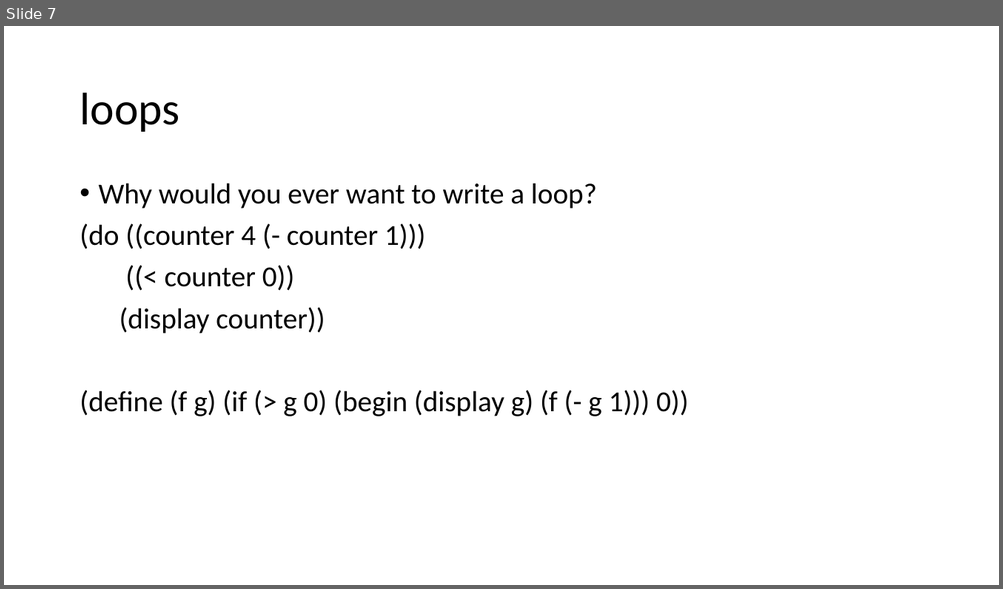
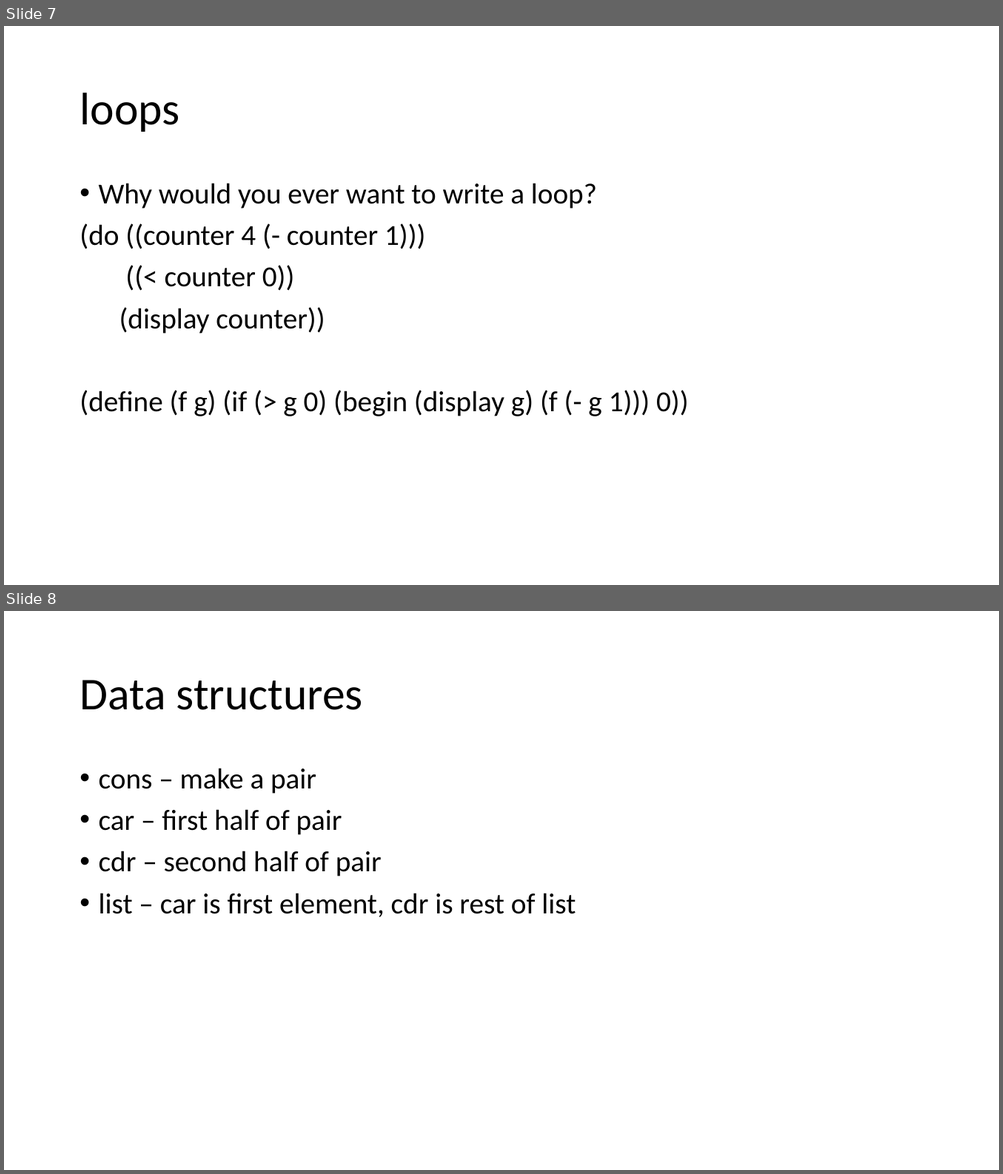
Before and after one commit to skalakm/programmingLanguages, a slide deck: slides/scheme intr.pptx. Shown one above the other, each under a label of ours: slide 7 before the commit, slides 7 and 8 after it. The pictures are 1003x589 and 1003x1174 pixels, drawn with LibreOffice and Linux fonts; fonts in the diff are those of the drawing. Boxes give left, top, right and bottom in pixels: in the first picture for what was removed or moved away, otherwise in the second. Text is boxed around its words. In the diff, an @@ line names an element or a change of style, - is before the commit and + after.

Commit message:
added data structures

```diff
--- a/slides/scheme intr.pptx
+++ b/slides/scheme intr.pptx
@@ slide 8 added at <box>4,611,999,1170</box>, background #FFFFFF @@
@@ title added at <box>79,680,363,710</box>, 44 pt, text #000000 @@
+Data structures
@@ text added at <box>99,768,575,917</box>, 28 pt, text #000000 @@
+• cons – make a pair
+• car – first half of pair
+• cdr – second half of pair
+• list – car is first element, cdr is rest of list
```
Also in this commit, not shown: 1 other file.
